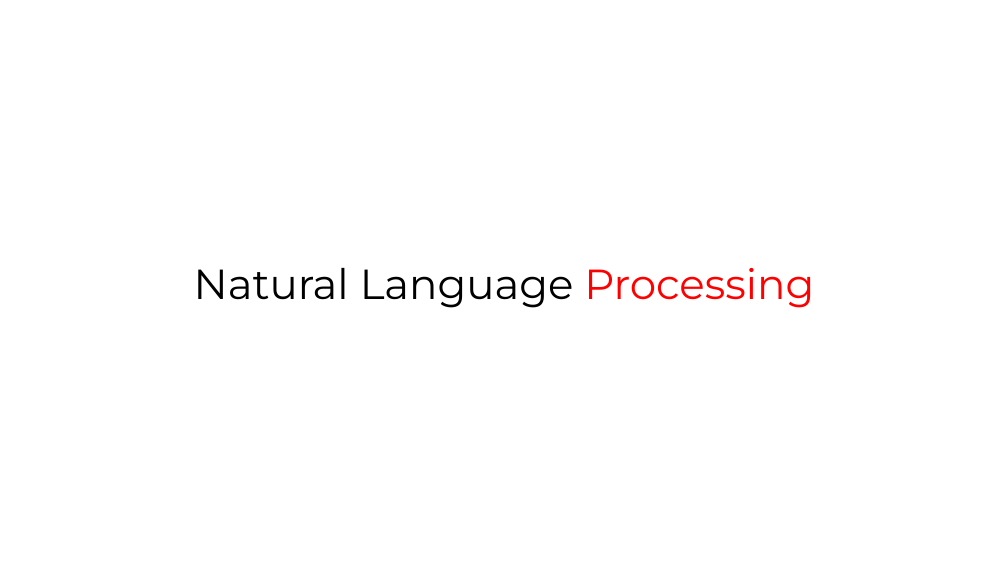
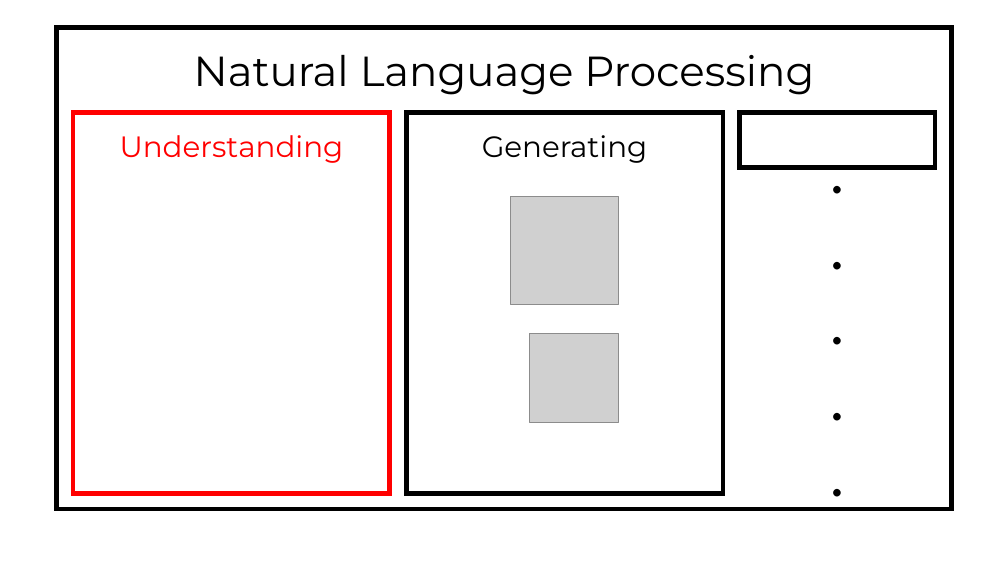
Before and after one commit to MENGHSUANCHUNG/24SS_NLP_workshop, a slide deck: slide 2 of Week03_Case_Extraction/Week 03.pptx. Drawn at 1008x567 pixels with LibreOffice and Linux fonts; fonts in the diff are those of the drawing; grey boxes stand for pictures. Boxes give left, top, right and bottom in pixels: in the first picture for what was removed or moved away, otherwise in the second. Text is boxed around its words. In the diff, an @@ line names an element or a change of style, - is before the commit and + after.

```diff
--- a/Week03_Case_Extraction/Week 03.pptx
+++ b/Week03_Case_Extraction/Week 03.pptx
@@ rectangle added at box(57, 27, 951, 509), outline #000000 4.5 pt @@
@@ text "Natural Language Processing": place and size @@
-text "Natural Language Processing" at box(194, 268, 814, 308)
+text "Natural Language Processing" at box(194, 55, 814, 95)
@@ text "Natural Language Processing" at box(194, 55, 814, 95): text colour #FF0000 to #000000 in "Processing" @@
@@ rectangle added at box(73, 113, 390, 494), outline #FF0000 4.5 pt @@
@@ rectangle added at box(406, 113, 723, 494), outline #000000 4.5 pt @@
@@ rectangle added at box(740, 113, 935, 168), outline #000000 4.5 pt @@
@@ text added at box(120, 135, 344, 163), 28 pt, text #FF0000 @@
+Understanding
@@ text added at box(482, 135, 648, 163), 28 pt, text #000000 @@
+Generating
@@ text added at box(773, 127, 902, 516), 60 pt, text #000000 @@
+.
+.
+.
+.
+.
@@ picture added at box(511, 197, 619, 305) @@
@@ picture added at box(529, 333, 618, 422) @@
```
Also in this commit, not shown: 3 other slides changed, 3 slides added.
